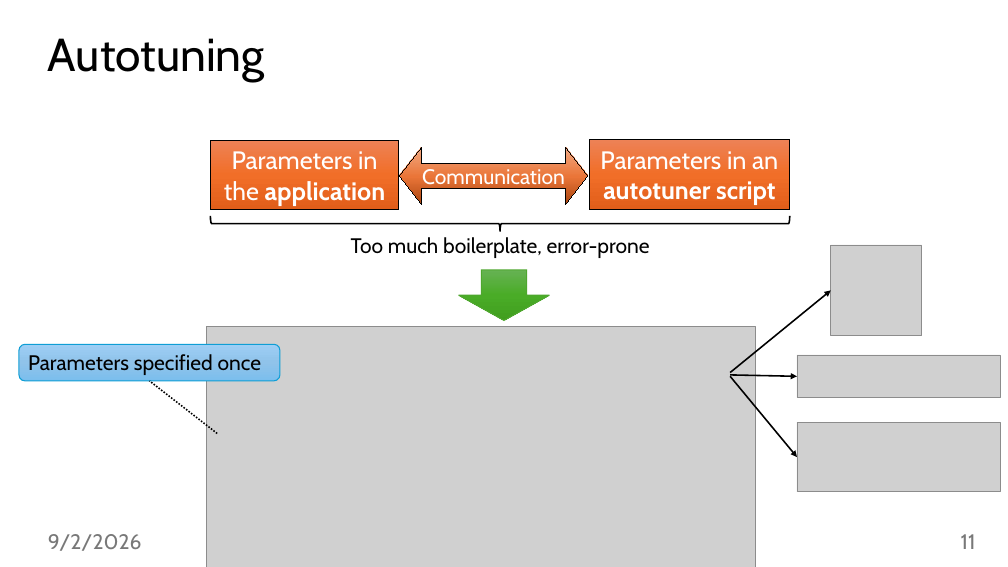
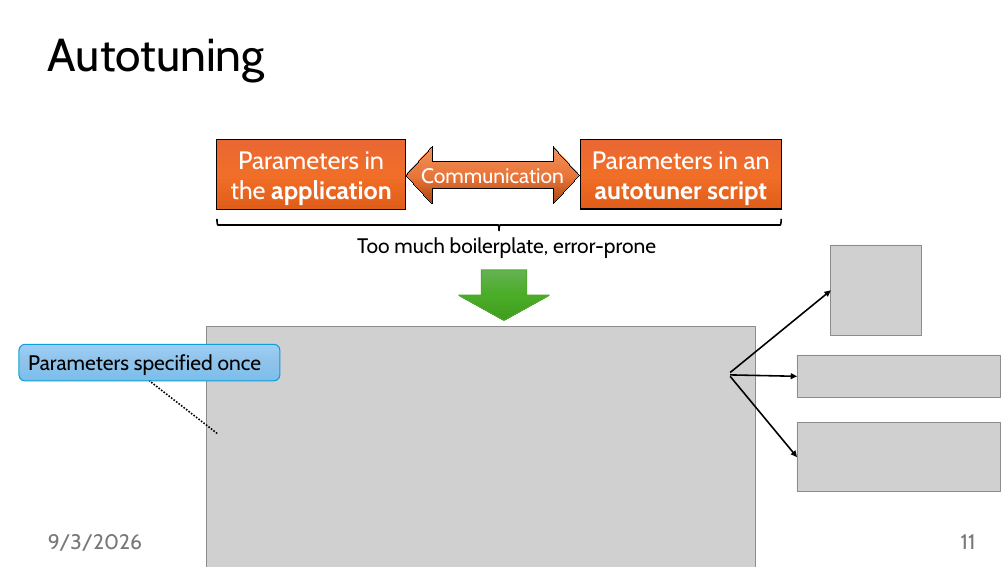
Before and after one commit to jiriklepl/phd-thesis, a slide deck: slide 11 of slides/Optimizing Memory Layouts and Traversal Orders in High-Performance Computing.pptx. Drawn at 1008x567 pixels with LibreOffice and Linux fonts; fonts in the diff are those of the drawing; grey boxes stand for pictures. Boxes give left, top, right and bottom in pixels: in the first picture for what was removed or moved away, otherwise in the second. Text is boxed around its words. In the diff, an @@ line names an element or a change of style, - is before the commit and + after.

```diff
--- a/slides/Optimizing Memory Layouts and Traversal Orders in High-Performance Computing.pptx
+++ b/slides/Optimizing Memory Layouts and Traversal Orders in High-Performance Computing.pptx
@@ rectangle "Parameters in the application": place and size @@
-rectangle "Parameters in the application" at <box>210,140,399,209</box>
+rectangle "Parameters in the application" at <box>217,140,405,209</box>
@@ rectangle "Parameters in the application" at <box>217,140,405,209</box>: fill gradient #ED8257 to #F26E29 to #E25F1A to gradient #E96733 to #F26E29 to #E25F1A @@
@@ left right arrow "Communication": place and size @@
-left right arrow "Communication" at <box>399,147,588,205</box>
+left right arrow "Communication" at <box>406,147,579,204</box>
@@ left right arrow "Communication" at <box>406,147,579,204</box>: fill gradient #AB4712 to #EA7538 to #F2AA84 to gradient #AB4712 to #EA7538 to #EE9360; proportions changed @@
@@ rectangle "Parameters in an autotuner script" at <box>581,139,781,209</box>: fill gradient #ED8257 to #F26E29 to #E25F1A to gradient #E96733 to #F26E29 to #E25F1A @@
@@ rectangle "Parameters in an autotuner script": place and size @@
-rectangle "Parameters in an autotuner script" at <box>589,140,789,209</box>
+rectangle "Parameters in an autotuner script" at <box>581,139,781,209</box>
@@ right brace: place and size @@
-right brace at <box>211,216,790,232</box>
+right brace at <box>217,219,781,231</box>
@@ text "Too much boilerplate, error-prone": place and size @@
-text "Too much boilerplate, error-prone" at <box>351,237,650,258</box>
+text "Too much boilerplate, error-prone" at <box>357,237,656,258</box>
@@ text at <box>48,534,142,551</box>: text changed @@
-9/2/2026
+9/3/2026
```
Also in this commit, not shown: 41 other slides changed.
